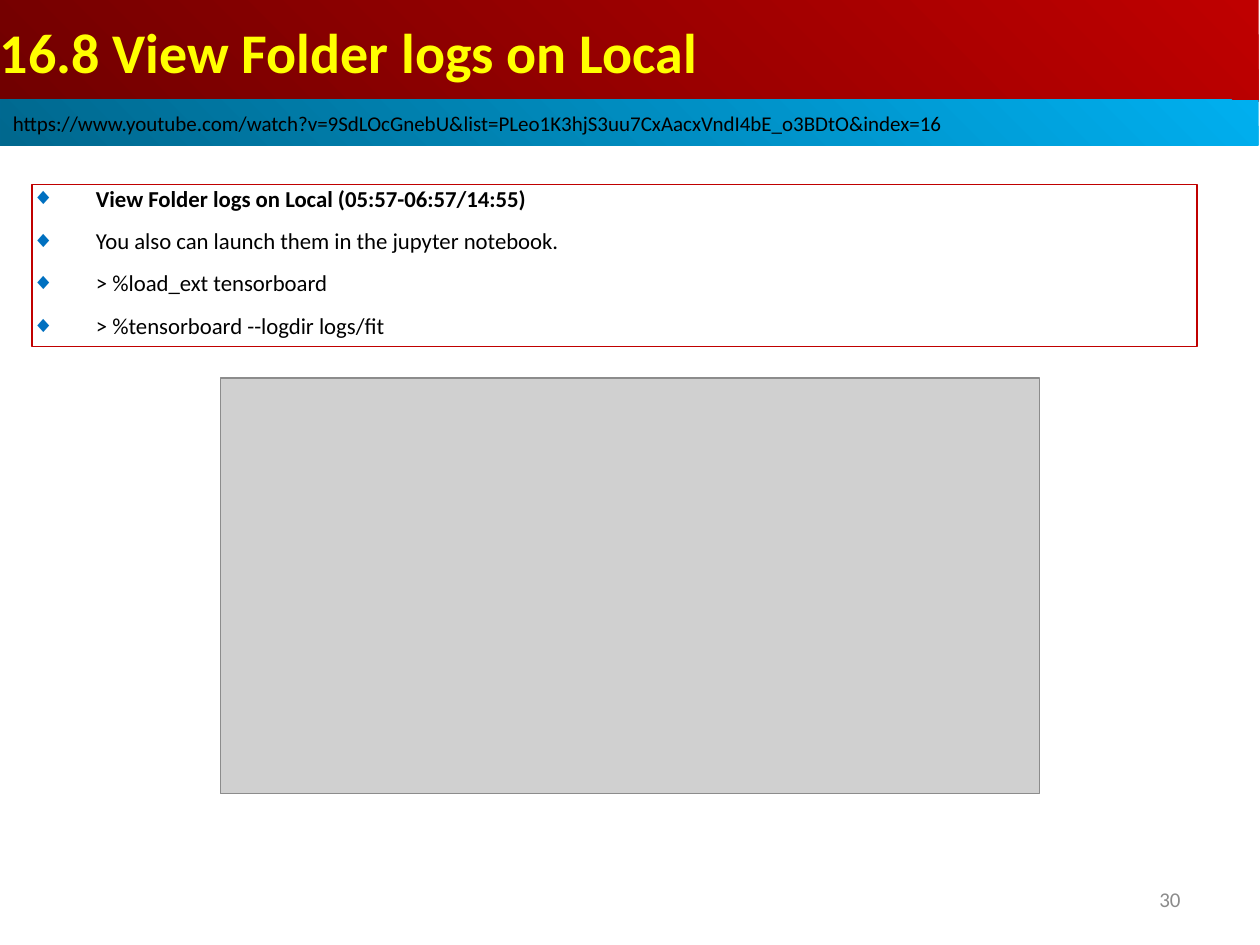
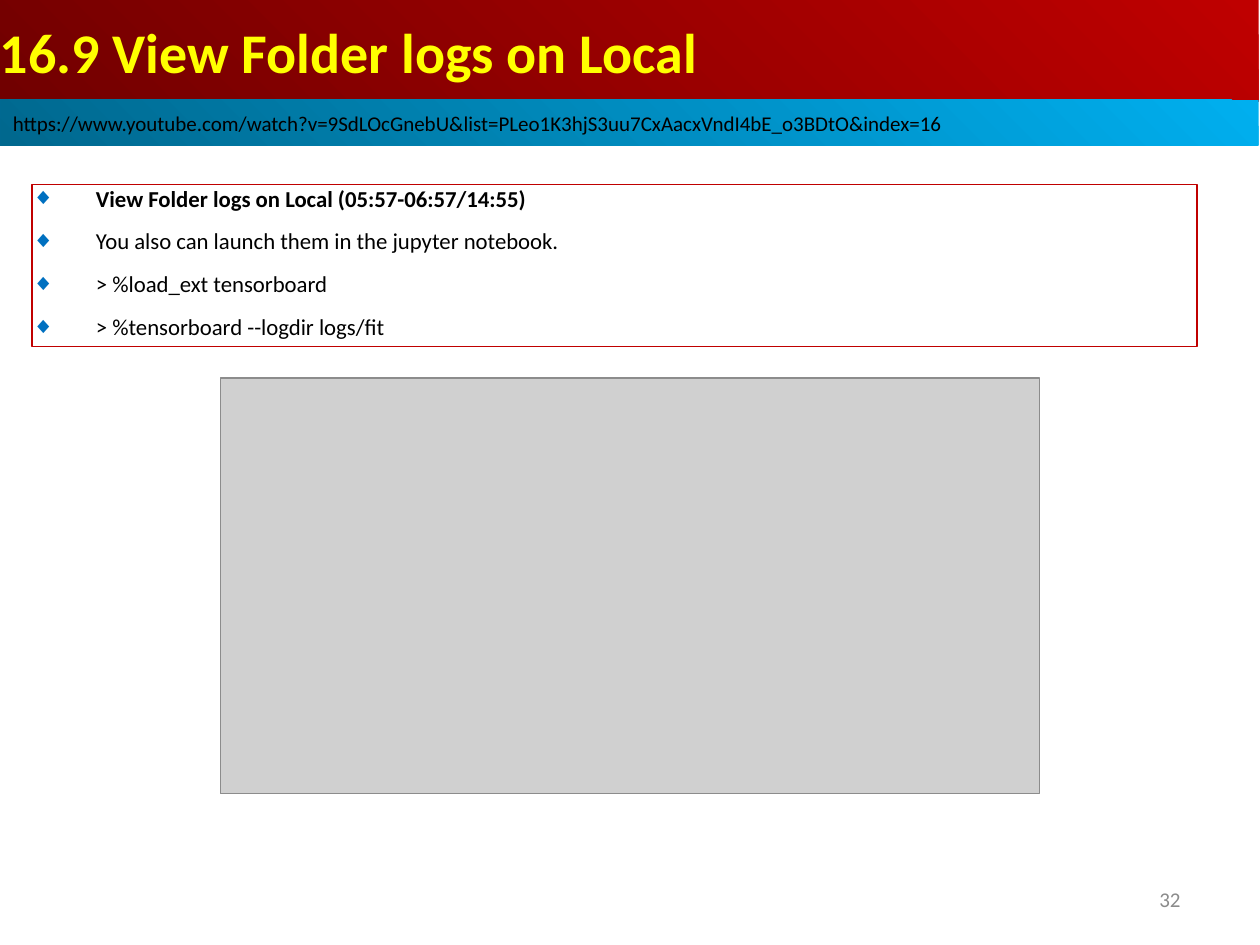
Before and after one commit to peterhchen/AIU_CS512_DL, a slide deck: slide 32 of 000_Lecture_Project/week06/01_Lecture/16_TB.ppt (slide 30 before the commit). Drawn at 1260x945 pixels with LibreOffice and Linux fonts; fonts in the diff are those of the drawing; grey boxes stand for pictures. Boxes give left, top, right and bottom in pixels: in the first picture for what was removed or moved away, otherwise in the second. Text is boxed around its words. In the diff, an @@ line names an element or a change of style, - is before the commit and + after.

```diff
--- a/000_Lecture_Project/week06/01_Lecture/16_TB.ppt
+++ b/000_Lecture_Project/week06/01_Lecture/16_TB.ppt
@@ text in rectangle at box(0, 33, 697, 83): text changed @@
-16.8 View Folder logs on Local
+16.9 View Folder logs on Local
@@ page number at box(1159, 893, 1180, 907): text changed @@
-30
+32
```
Also in this commit, not shown: 10 other slides changed, 2 slides added.
